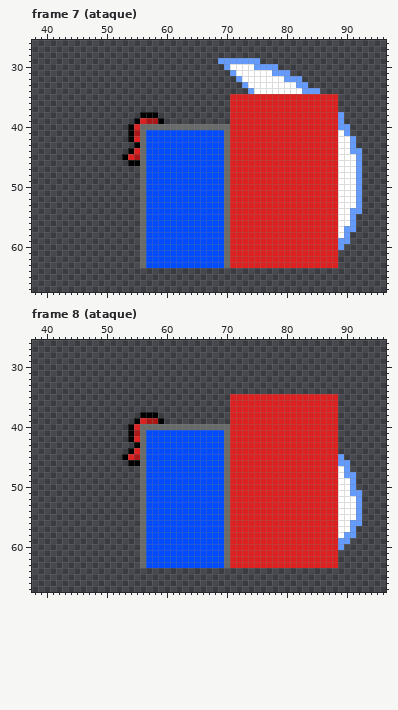
A pixel-art file gets an edit: art/aseprite/knight.aseprite. The picture above was drawn from the file before the commit.
128x128 pixels, 25 frames. Shown: frame 7 (ataque): x 38..96, y 26..67; frame 8 (ataque): x 38..96, y 26..67. The commit also changed other frames, which this record leaves out.
The result:
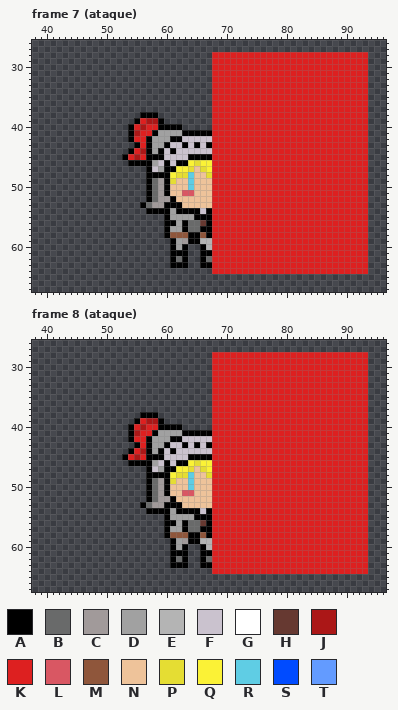
Palette (. is transparent): A #000000  B #696a6a  C #a19a9a  D #a1a1a1  E #b4b4b4  F #cac2ce  G #ffffff  H #663931  J #ab1717  K #dd2020  L #d95763  M #8f563b  N #eec39a  P #e5dd33  Q #fbf236  R #5fcde4  S #004bff  T #639bff
Change:
layer "colbox" now hidden
layer "hurtbox" now hidden
Changed rows in their new state; - is an unchanged pixel.
Frame 7 (ataque):
first column x 56:
28 ------------KKKKKKKKKKKKKKKKKKKKKKKKKK
29 ------------KKKKKKKKKKKKKKKKKKKKKKKKKK
30 ------------KKKKKKKKKKKKKKKKKKKKKKKKKK
31 ------------KKKKKKKKKKKKKKKKKKKKKKKKKK
32 ------------KKKKKKKKKKKKKKKKKKKKKKKKKK
33 ------------KKKKKKKKKKKKKKKKKKKKKKKKKK
34 ------------KKKKKKKKKKKKKKKKKKKKKKKKKK
35 ------------KKK------------------KKKKK
36 ------------KKK------------------KKKKK
37 ------------KKK------------------KKKKK
38 ------------KKK------------------KKKKK
39 ------------KKK------------------KKKKK
40 JKKAAAA.....KKK------------------KKKKK
41 KKADDDDAAAAAKKK------------------KKKKK
42 KADDDAAFFFFFKKK------------------KKKKK
43 KADDAFFAFAFAKKK------------------KKKKK
44 JADAFAFFFFFFKKK------------------KKKKK
45 KAAAFFFFAAAAKKK------------------KKKKK
46 AADFAFAAQPQQKKK------------------KKKKK
47 .AFDAAQQPNPQKKK------------------KKKKK
48 .AAAAQPPRNNPKKK------------------KKKKK
49 .ABCAPNNRNNNKKK------------------KKKKK
50 .ABCANNNRNNNKKK------------------KKKKK
51 .ABCANNLLNNNKKK------------------KKKKK
52 .ABCCANNNNNNKKK------------------KKKKK
53 ABCCAAANNNNNKKK------------------KKKKK
54 .AAAADAAAAFAKKK------------------KKKKK
55 ....ADDDDAAAKKK------------------KKKKK
56 ....AADABBHAKKK------------------KKKKK
57 ....ADDABBAAKKK------------------KKKKK
58 ....AMMMAAMAKKK------------------KKKKK
59 .....ADCAAEEKKK------------------KKKKK
60 .....ADA..AEKKK------------------KKKKK
61 .....AAA..AAKKK------------------KKKKK
62 .....ABA..ABKKK------------------KKKKK
63 .....AAA..AAKKK------------------KKKKK
64 ------------KKKKKKKKKKKKKKKKKKKKKKKKKK
Frame 8 (ataque): the same change as frame 7 (ataque)
Where, in picture pixels (left, top, right, bottom), the same in both pictures:
changed: (140, 52, 368, 274)
changed: (140, 352, 368, 574)
